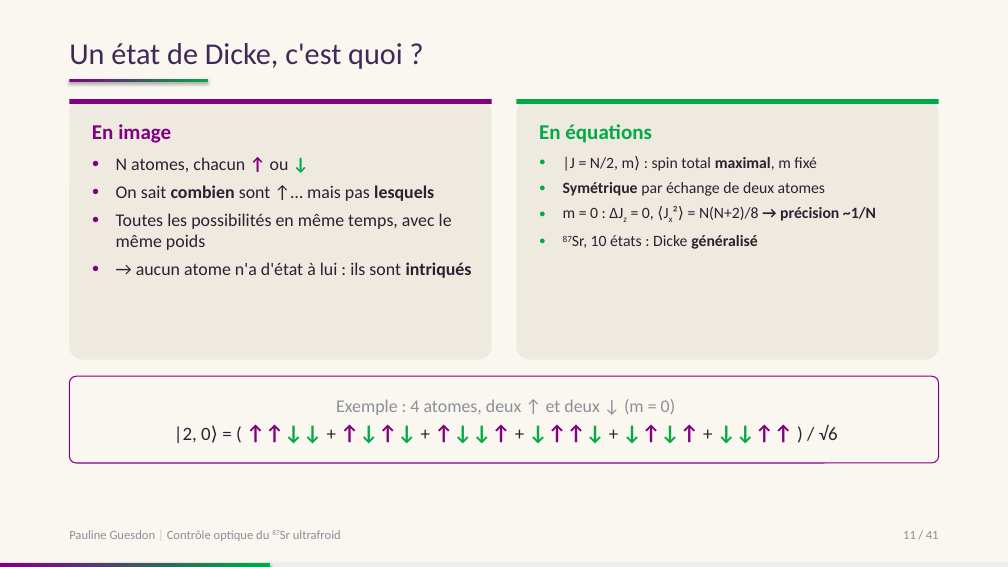
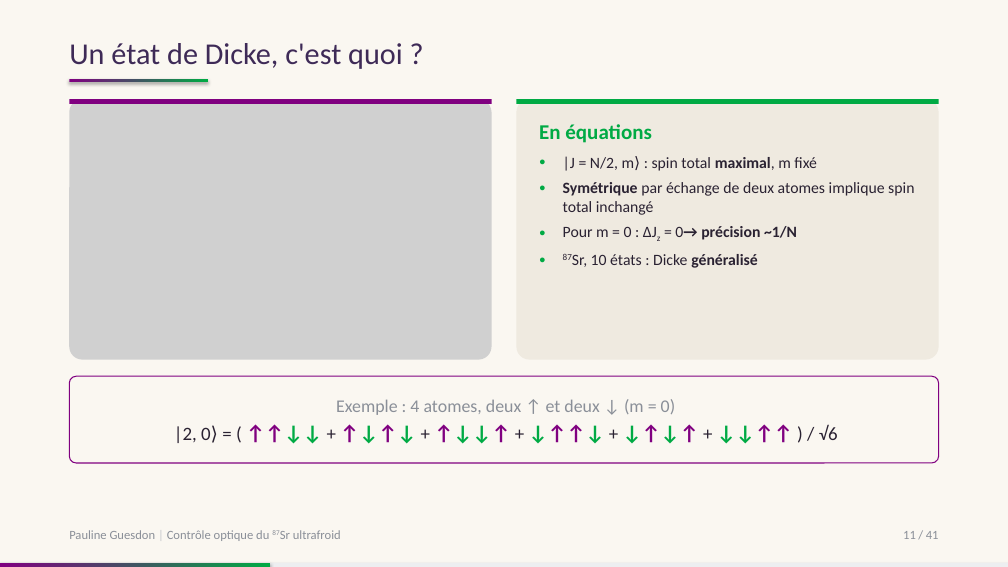
Before and after one commit to PaulineGuesdon/Inchallah-lui-il-marche, a slide deck: slide 14 of Soutenance/soutenance.pptx. Drawn at 1008x567 pixels with LibreOffice and Linux fonts; fonts in the diff are those of the drawing; grey boxes stand for pictures. Boxes give left, top, right and bottom in pixels: in the first picture for what was removed or moved away, otherwise in the second. Text is boxed around its words. In the diff, an @@ line names an element or a change of style, - is before the commit and + after.

```diff
--- a/Soutenance/soutenance.pptx
+++ b/Soutenance/soutenance.pptx
@@ rounded rectangle removed at bbox=[70, 99, 492, 359] @@
-En image
-● N atomes, chacun ↑ ou ↓
-● On sait combien sont ↑… mais pas lesquels
-● Toutes les possibilités en même temps, avec le même poids
-● → aucun atome n'a d'état à lui : ils sont intriqués
@@ picture added at bbox=[70, 99, 492, 359] @@
@@ text in rounded rectangle at bbox=[563, 182, 914, 240]: text changed @@
-● Symétrique par échange de deux atomes
-● m = 0 : ΔJz = 0, ⟨Jx²⟩ = N(N+2)/8 → précision ~1/N
+● Symétrique par échange de deux atomes implique spin total inchangé
+● Pour m = 0 : ΔJz = 0→ précision ~1/N
```
Also in this commit, not shown: 5 other slides changed.
